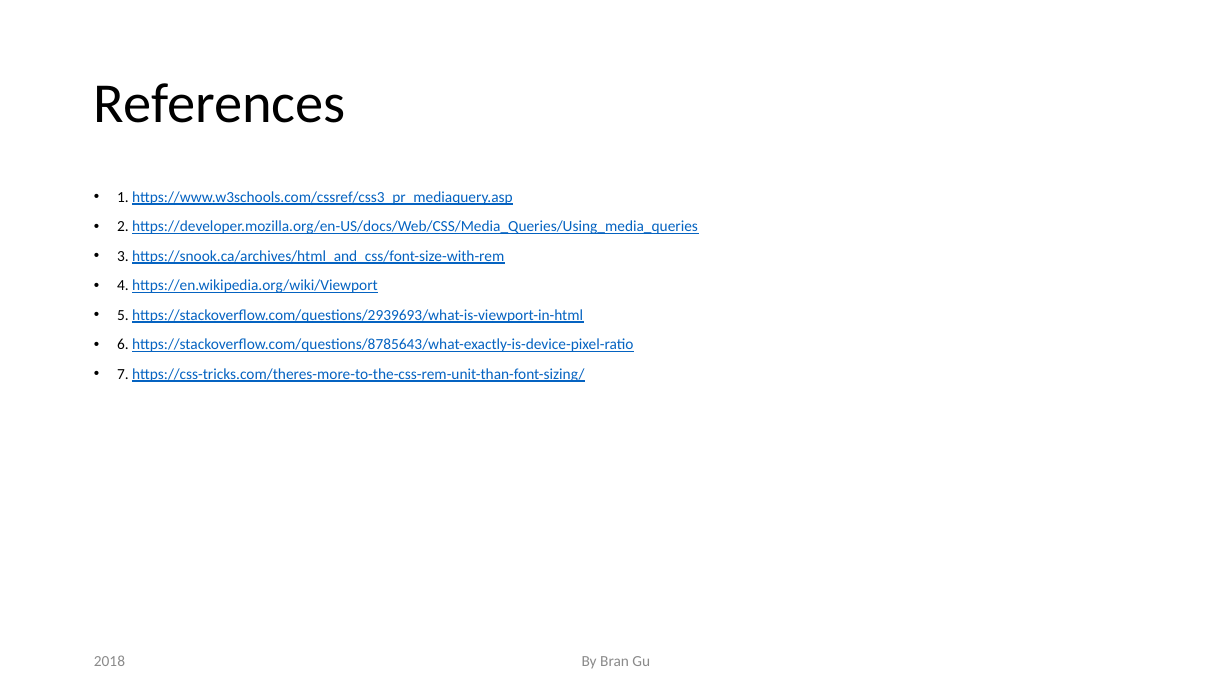
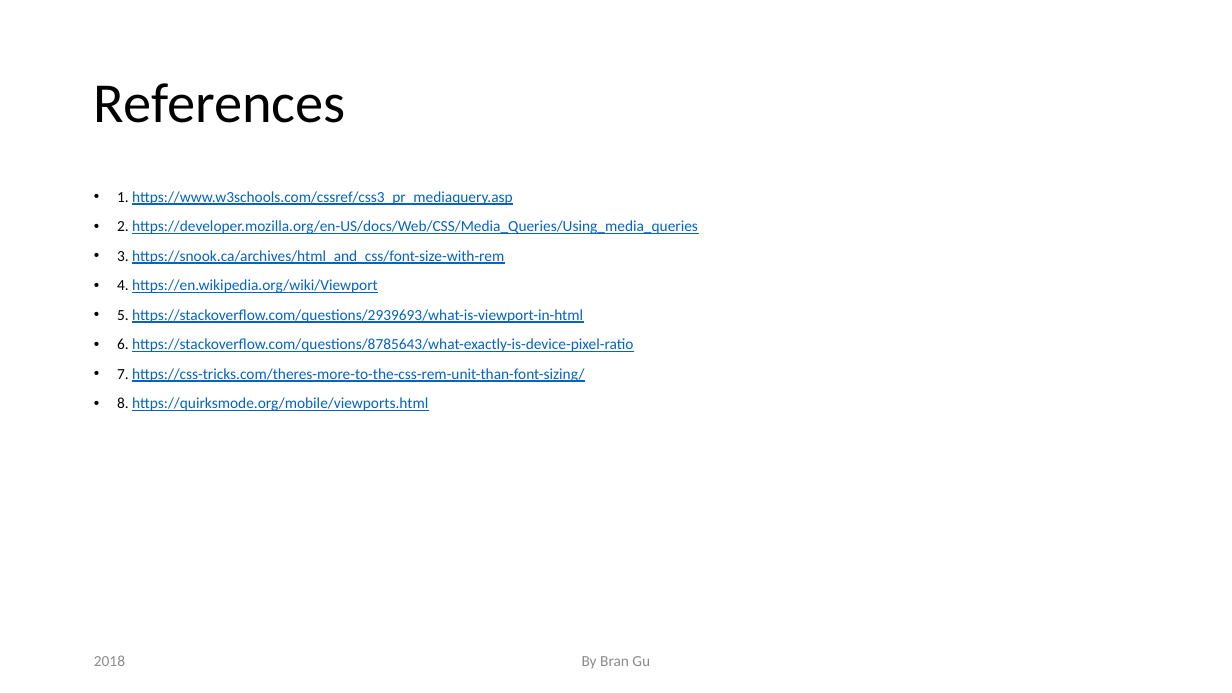
Before and after one commit to wuzinong/Html-Css, a slide deck: slide 15 of knowledgeSharing/TODO/Responsive Layout/Responsive Layout.pptx (slide 13 before the commit). Drawn at 1232x693 pixels with LibreOffice and Linux fonts; fonts in the diff are those of the drawing. Boxes give left, top, right and bottom in pixels: in the first picture for what was removed or moved away, otherwise in the second. Text is boxed around its words. In the diff, an @@ line names an element or a change of style, - is before the commit and + after.

Commit message:
update

```diff
--- a/knowledgeSharing/TODO/Responsive Layout/Responsive Layout.pptx
+++ b/knowledgeSharing/TODO/Responsive Layout/Responsive Layout.pptx
@@ text at (x1=117, y1=397, x2=428, y2=411): paragraph added @@
+• 8. https://quirksmode.org/mobile/viewports.html
```
Also in this commit, not shown: 1 other slide changed, 2 slides added.
